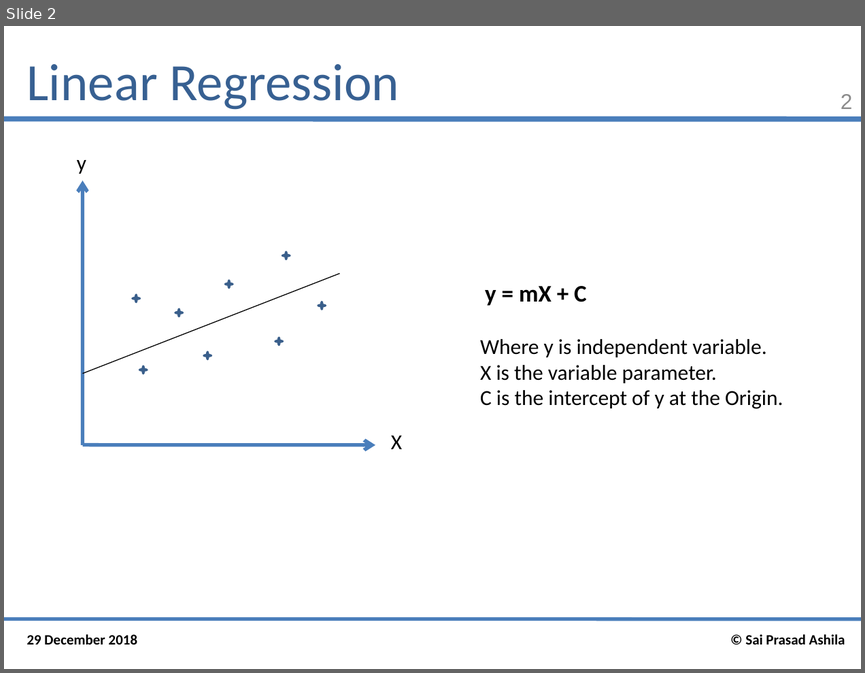
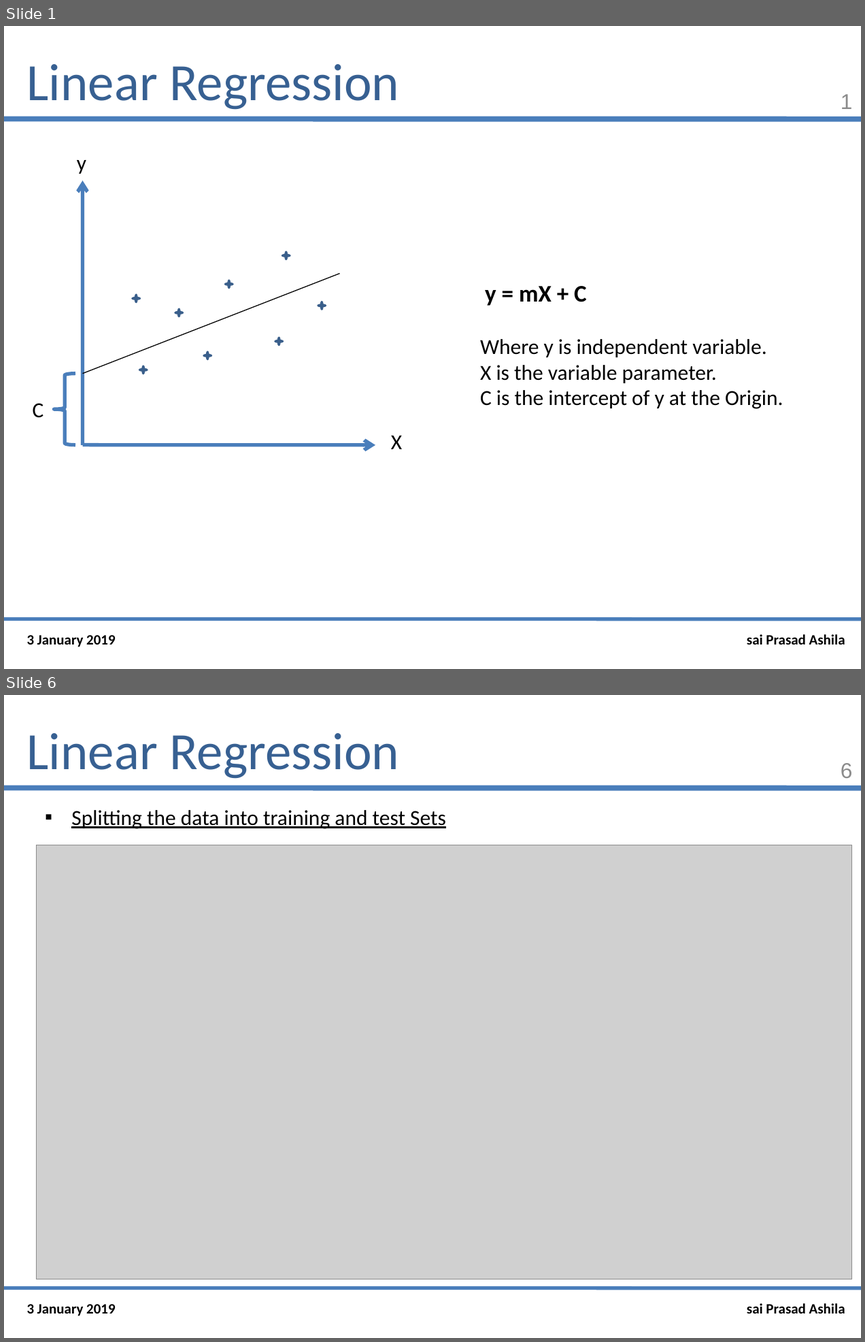
Before and after one commit to saiprasad94/DataSciencePython, a slide deck: Linear_Regression/Linear_Regression.pptx. Shown one above the other, each under a label of ours: slide 2 before the commit, slides 1 and 6 after it; the slides between them are not shown. The pictures are 865x673 and 865x1342 pixels, drawn with LibreOffice and Linux fonts; fonts in the diff are those of the drawing; grey boxes stand for pictures. Boxes give left, top, right and bottom in pixels: in the first picture for what was removed or moved away, otherwise in the second. Text is boxed around its words. In the diff, an @@ line names an element or a change of style, - is before the commit and + after.

Commit message:
3rd jan 4:20 am
powerpoint and Code of Linear Regression

```diff
--- a/Linear_Regression/Linear_Regression.pptx
+++ b/Linear_Regression/Linear_Regression.pptx
@@ slide 6 added at <box>4,695,861,1338</box>, background #FFFFFF; not listed: 2 template elements that a slide beside it also shows @@
@@ title added at <box>27,733,399,779</box>, 44 pt, text #376092 @@
+Linear Regression
@@ page number added at <box>840,763,853,778</box>, 18 pt, text #8C8C8C @@
+6
@@ text added at <box>71,810,446,829</box>, 18 pt, text #000000, underline @@
+▪ Splitting the data into training and test Sets
@@ picture added at <box>37,845,852,1279</box> @@
@@ text added at <box>27,1304,115,1316</box>, 12 pt, text #000000, bold @@
+3 January 2019
@@ text added at <box>747,1303,845,1313</box>, 12 pt, text #000000, bold @@
+sai Prasad Ashila
@@ what was slide 2 is now slide 1 @@
@@ slide 1 changed as well @@
@@ page number at <box>840,94,853,109</box>: text changed @@
-2
+1
@@ left brace added at <box>54,373,75,444</box>, outline #4B7EBC 3 pt @@
@@ text added at <box>33,403,44,418</box>, 18 pt, text #000000 @@
+C
@@ text at <box>27,635,115,647</box>: text changed @@
-29 December 2018
+3 January 2019
@@ text at <box>747,634,845,644</box>: text changed @@
-© Sai Prasad Ashila
+sai Prasad Ashila
```
Also in this commit, not shown: 7 other slides added, 1 slide removed, 2 other files.
